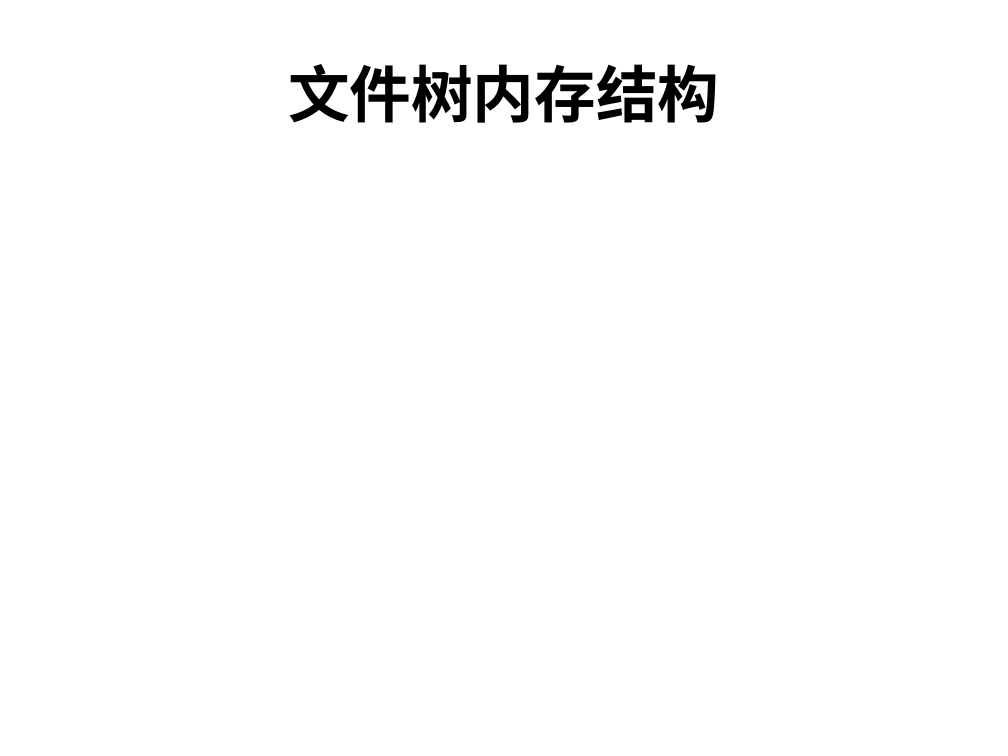
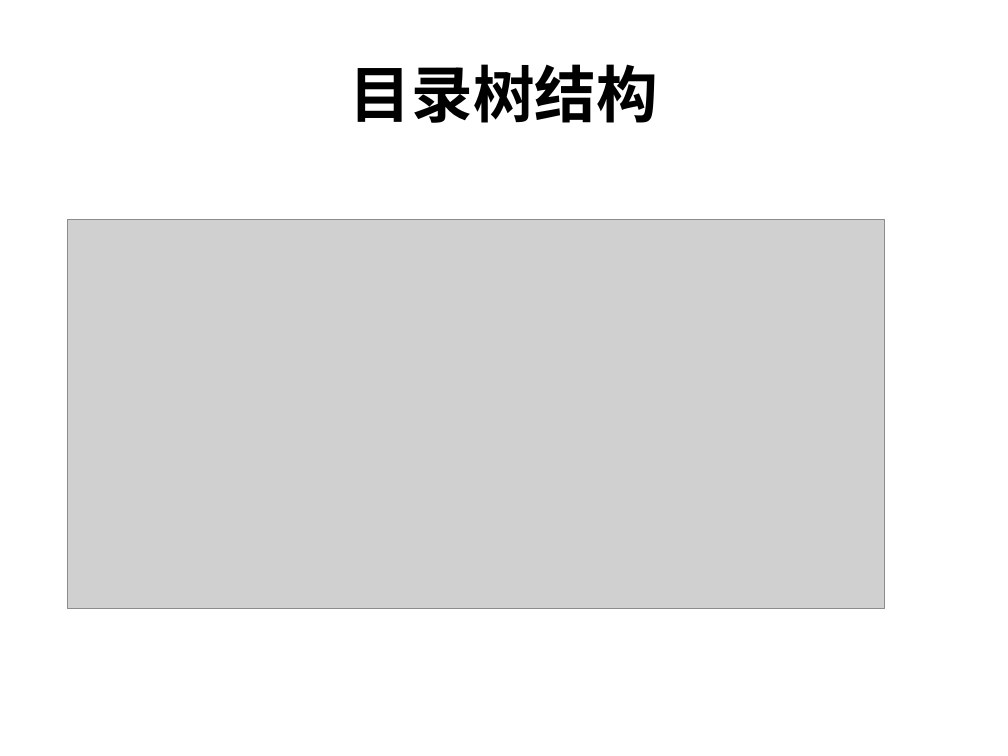
Before and after one commit to shtzr840329/mooon, a slide deck: slide 13 of applications/lightfs/doc/lightFS-牺牲强一致性获得超高可用性和可靠性的磁盘级轻量分布式文件系统.ppt (slide 20 before the commit). Drawn at 1008x756 pixels with LibreOffice and Linux fonts; fonts in the diff are those of the drawing; grey boxes stand for pictures. Boxes give left, top, right and bottom in pixels: in the first picture for what was removed or moved away, otherwise in the second. Text is boxed around its words. In the diff, an @@ line names an element or a change of style, - is before the commit and + after.

```diff
--- a/applications/lightfs/doc/lightFS-牺牲强一致性获得超高可用性和可靠性的磁盘级轻量分布式文件系统.ppt
+++ b/applications/lightfs/doc/lightFS-牺牲强一致性获得超高可用性和可靠性的磁盘级轻量分布式文件系统.ppt
@@ title at [350, 64, 658, 123]: text changed @@
-文件树内存结构
+目录树结构
@@ picture added at [68, 220, 884, 609] @@
```
Also in this commit, not shown: 10 other slides changed, 10 slides added, 15 slides removed.
